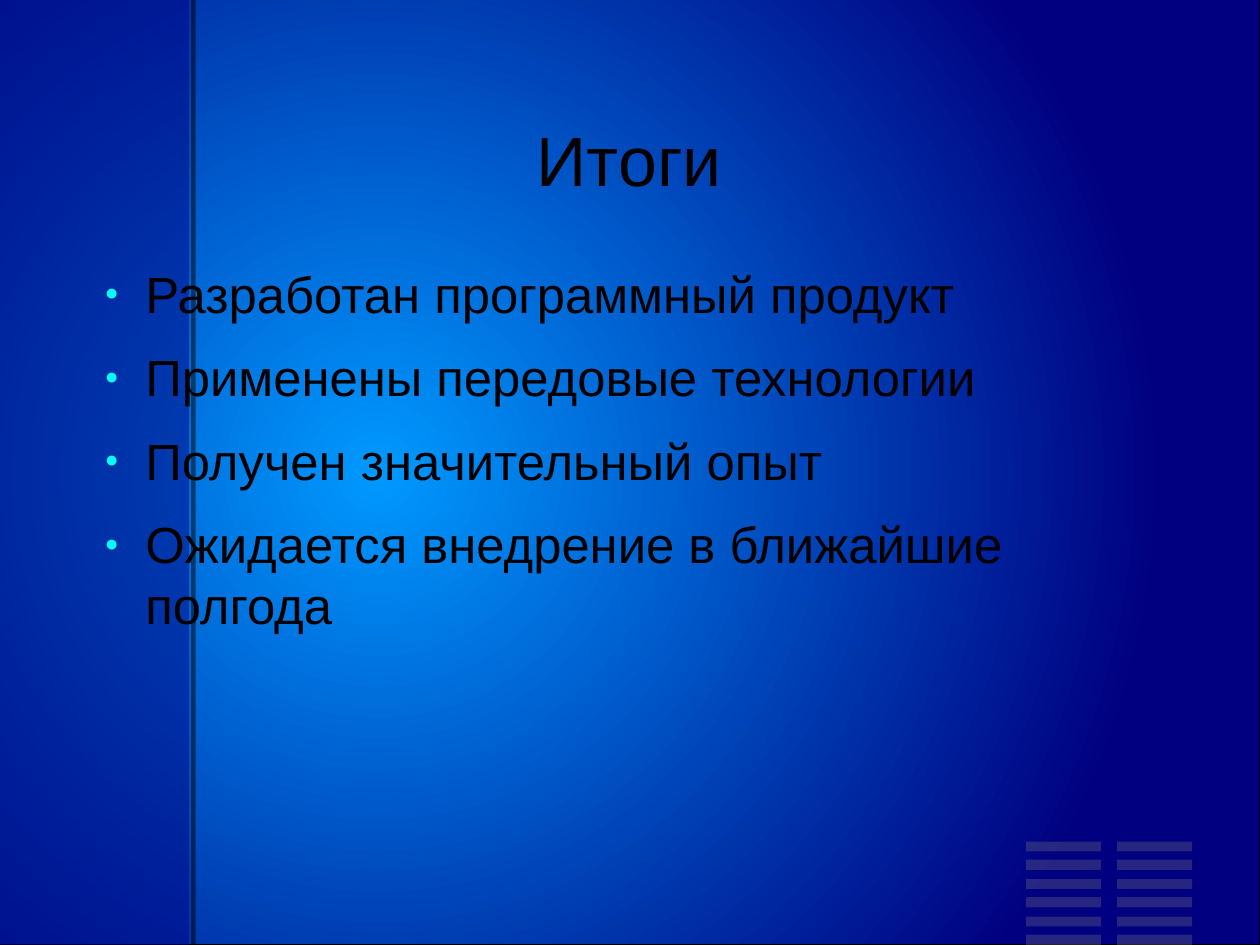
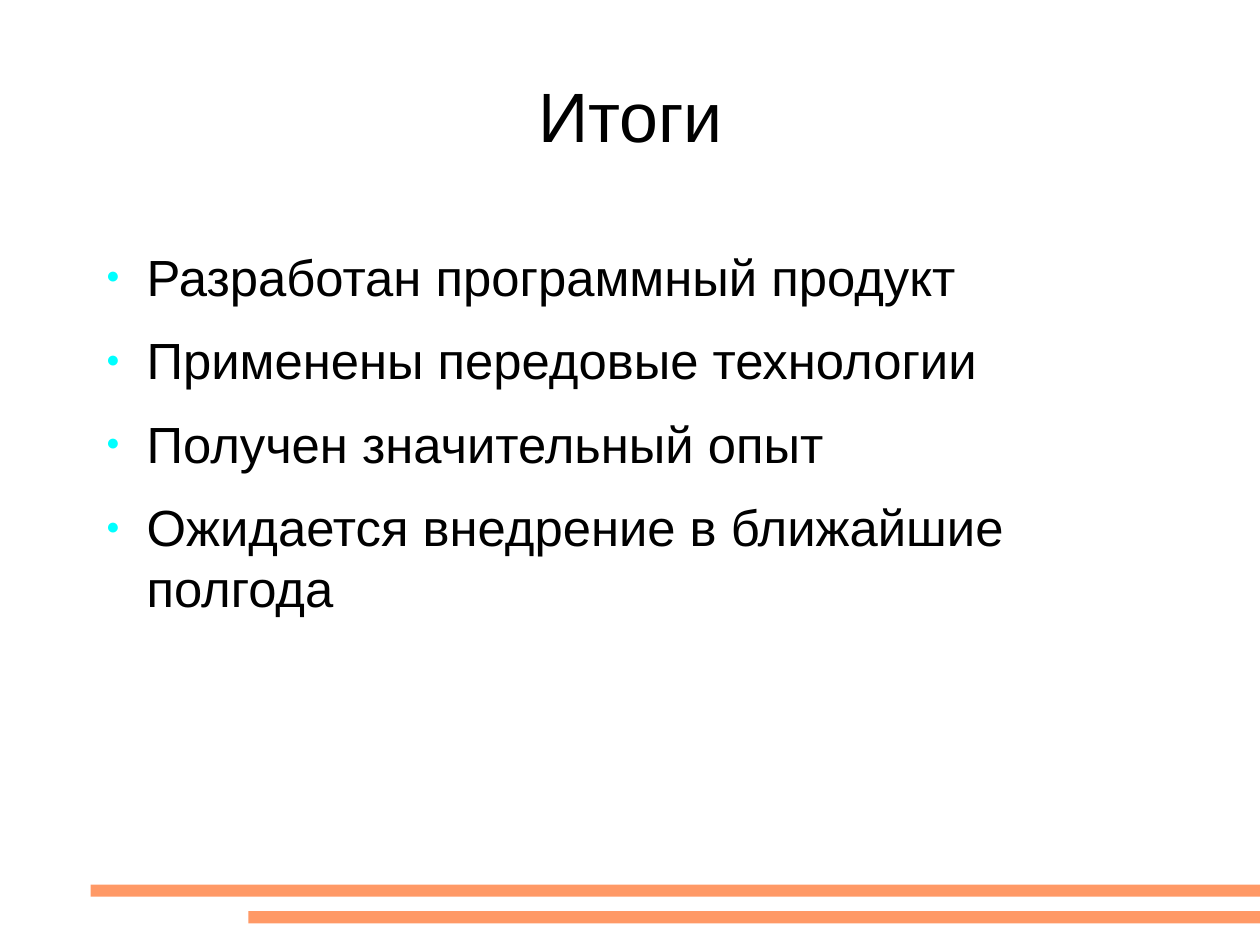
Before and after one commit to aeremenok/a-team-777, a slide deck: slide 17 of diploma/eav/diploma/demo.odp. Drawn at 1260x945 pixels with LibreOffice and Linux fonts; fonts in the diff are those of the drawing. Boxes give left, top, right and bottom in pixels: in the first picture for what was removed or moved away, otherwise in the second. Text is boxed around its words. In the diff, an @@ line names an element or a change of style, - is before the commit and + after.

```diff
--- a/diploma/eav/diploma/demo.odp
+++ b/diploma/eav/diploma/demo.odp
@@ rectangle removed at <box>0,0,1260,945</box> @@
@@ rectangle removed at <box>0,0,190,945</box> @@
@@ rectangle removed at <box>191,0,196,945</box> @@
@@ title "Итоги": place and size @@
-title "Итоги" at <box>537,138,722,187</box>
+title "Итоги" at <box>538,94,723,143</box>
@@ text "Разработан программный продукт" rewrapped from <box>145,272,1003,635</box> to <box>147,258,1004,617</box> @@
@@ rectangle removed at <box>1027,860,1102,870</box> @@
@@ rectangle removed at <box>1027,842,1102,852</box> @@
@@ rectangle removed at <box>1117,860,1193,870</box> @@
@@ rectangle removed at <box>1117,842,1193,852</box> @@
@@ rectangle added at <box>90,885,1260,898</box>, fill #FF9966 @@
@@ rectangle removed at <box>1027,898,1102,908</box> @@
@@ rectangle removed at <box>1027,879,1102,890</box> @@
@@ rectangle removed at <box>1117,898,1193,908</box> @@
@@ rectangle removed at <box>1117,879,1193,890</box> @@
@@ rectangle added at <box>248,911,1260,924</box>, fill #FF9966 @@
@@ rectangle removed at <box>1027,917,1102,927</box> @@
@@ rectangle removed at <box>1117,917,1193,927</box> @@
@@ rectangle removed at <box>1027,935,1102,945</box> @@
@@ rectangle removed at <box>1117,935,1193,945</box> @@
```
Also in this commit, not shown: 16 other slides changed, 2 other files.
